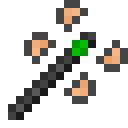
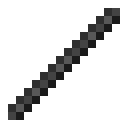
Revision of a layered 128 × 128 image; what changed, layer by layer:
hid "linker_full_gem" over <box>72,40,88,56</box>
hid "linker_multi_item_full" over <box>24,0,88,64</box>
hid "linker_multi_fluid_full" over <box>24,0,88,64</box>
hid "linker_multi_item" over <box>64,40,128,104</box>
hid "linker_multi_fluid" over <box>64,40,128,104</box>
hid "linker_multi_empty" over <box>24,0,88,64</box>
hid "linker_base" over <box>24,32,96,104</box>
added layer "rod" above "tool" over <box>24,8,120,104</box>
